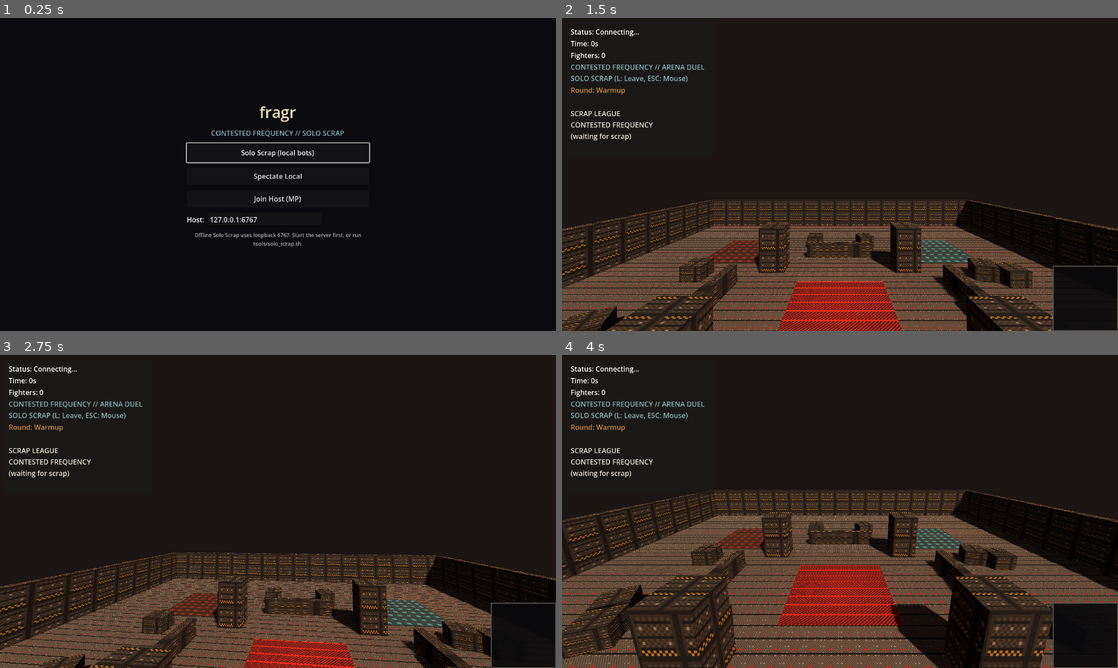
Above: before the commit, frames 1-4 (two rows, left to right).
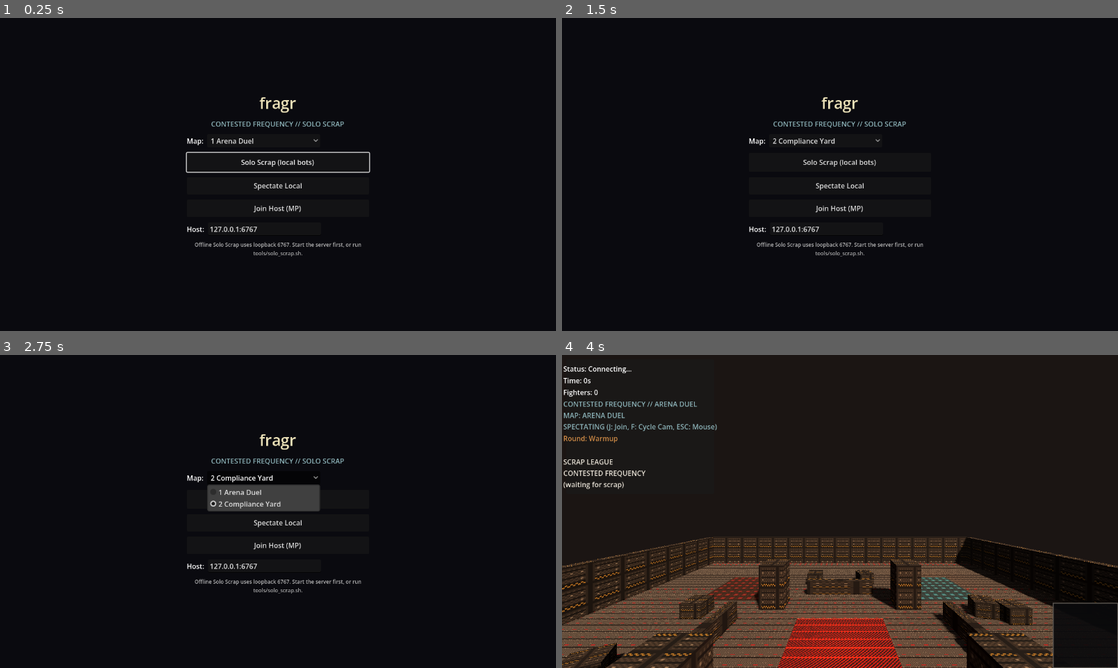
Above: after the commit, the same moments.

Repository: blisspixel/doomy
Game: Godot game, scene res://scenes/boot_menu.tscn
The game is run twice, just before and just after one commit, with the same random seed, the same clock (stepped at 60 frames per second) and the same inputs.
Inputs (mouse positions are in pixels of both pictures, inside the frame that each line leads up to):
- Up to frame 1 (0.25 s): no input
- Up to frame 2 (1.5 s): click (823, 140) at 0.5 s, where only the run after the commit has a clickable "1 Arena Duel"; click "Solo Scrap (local bots)" at 1.25 s
- Up to frame 3 (2.75 s): click (261, 477) at 2 s, where only the run after the commit has a clickable "2 Compliance Yard"
- Up to frame 4 (4 s): click (840, 498) at 2.75 s, where only the run after the commit has a clickable "Solo Scrap (local bots)"; click (840, 524) at 3.5 s, where only the run after the commit has a clickable "Spectate Local"

The runs differ from the first frame. In frame 1, 2.5% of the frame differs, in the area x 33-67%, y 25-77%; in frame 2, 32%; in frame 3, 29%; in frame 4, 35%, in the area x 0-100%, y 3-100%.

Commit message:
feat: second Contested Frequency scrap map (Compliance Yard)
Add selectable/rotating map 2 compact choke yard with matching Godot face.
Server --map / --map-rotate; Snapshot map_id/map_name; Solo Scrap FRAGR_MAP.
Pads, drone hub, weapon roles, MVP, and killstreak stay intact. Coverage holds.

Diff:
--- /dev/null
+++ b/client/scenes/arena_compliance_yard.tscn
@@ -0,0 +1,291 @@
+[gd_scene load_steps=24 format=3 uid="uid://bcompyardscrap02"]
+
+[ext_resource type="Texture2D" path="res://assets/tiles/16/floor.png" id="1_floor"]
+[ext_resource type="Texture2D" path="res://assets/tiles/16/wall.png" id="2_wall"]
+[ext_resource type="Texture2D" path="res://assets/tiles/16/hazard.png" id="3_hazard"]
+[ext_resource type="Texture2D" path="res://assets/tiles/16/spawn_a.png" id="4_spawn_a"]
+[ext_resource type="Texture2D" path="res://assets/tiles/16/spawn_b.png" id="5_spawn_b"]
+
+[sub_resource type="PlaneMesh" id="PlaneMesh_1"]
+size = Vector2(50, 50)
+
+[sub_resource type="StandardMaterial3D" id="StandardMaterial3D_floor"]
+albedo_color = Color(1, 1, 1, 1)
+albedo_texture = ExtResource("1_floor")
+texture_filter = 0
+uv1_scale = Vector3(50, 50, 1)
+roughness = 0.95
+
+[sub_resource type="BoxMesh" id="BoxMesh_wall"]
+size = Vector3(50, 5, 1)
+
+[sub_resource type="StandardMaterial3D" id="StandardMaterial3D_wall"]
+albedo_color = Color(0.78, 0.74, 0.7, 1)
+albedo_texture = ExtResource("2_wall")
+texture_filter = 0
+uv1_scale = Vector3(50, 5, 1)
+roughness = 0.9
+
+[sub_resource type="PlaneMesh" id="ZoneMesh"]
+size = Vector2(8, 8)
+
+[sub_resource type="StandardMaterial3D" id="ZoneMaterial_Blood"]
+albedo_color = Color(0.55, 0.22, 0.16, 1)
+albedo_texture = ExtResource("3_hazard")
+texture_filter = 0
+uv1_scale = Vector3(8, 8, 1)
+emission_enabled = true
+emission = Color(0.431, 0.071, 0.094, 1)
+emission_energy_multiplier = 0.22
+roughness = 1.0
+
+[sub_resource type="StandardMaterial3D" id="ZoneMaterial_Cyan"]
+albedo_color = Color(0.35, 0.48, 0.5, 1)
+albedo_texture = ExtResource("4_spawn_a")
+texture_filter = 0
+uv1_scale = Vector3(8, 8, 1)
+emission_enabled = true
+emission = Color(0.29, 0.541, 0.573, 1)
+emission_energy_multiplier = 0.18
+roughness = 1.0
+
+[sub_resource type="StandardMaterial3D" id="ZoneMaterial_Ember"]
+albedo_color = Color(0.55, 0.35, 0.2, 1)
+albedo_texture = ExtResource("3_hazard")
+texture_filter = 0
+uv1_scale = Vector3(8, 8, 1)
+emission_enabled = true
+emission = Color(0.769, 0.353, 0.125, 1)
+emission_energy_multiplier = 0.2
+roughness = 1.0
+
+[sub_resource type="StandardMaterial3D" id="ZoneMaterial_Rust"]
+albedo_color = Color(0.5, 0.3, 0.22, 1)
+albedo_texture = ExtResource("5_spawn_b")
+texture_filter = 0
+uv1_scale = Vector3(8, 8, 1)
+emission_enabled = true
+emission = Color(0.478, 0.227, 0.133, 1)
+emission_energy_multiplier = 0.16
+roughness = 1.0
+
+[sub_resource type="StandardMaterial3D" id="ZoneMaterial_Magenta"]
+albedo_color = Color(0.42, 0.24, 0.3, 1)
+albedo_texture = ExtResource("3_hazard")
+texture_filter = 0
+uv1_scale = Vector3(8, 8, 1)
+emission_enabled = true
+emission = Color(0.541, 0.227, 0.345, 1)
+emission_energy_multiplier = 0.16
+roughness = 1.0
+
+[sub_resource type="BoxMesh" id="BoxMesh_pillar"]
+size = Vector3(2.5, 4.5, 2.5)
+
+[sub_resource type="BoxMesh" id="BoxMesh_crate"]
+size = Vector3(2, 1.4, 2)
+
+[sub_resource type="BoxMesh" id="BoxMesh_lowwall"]
+size = Vector3(8, 1.6, 0.8)
+
+[sub_resource type="StandardMaterial3D" id="StandardMaterial3D_scrap"]
+albedo_color = Color(0.7, 0.66, 0.62, 1)
+albedo_texture = ExtResource("2_wall")
+texture_filter = 0
+uv1_scale = Vector3(4, 4, 1)
+roughness = 0.92
+
+[sub_resource type="BoxMesh" id="BoxMesh_pillar_yard"]
+size = Vector3(2, 4, 2)
+
+[sub_resource type="BoxMesh" id="BoxMesh_bar"]
+size = Vector3(7, 1.6, 0.9)
+
+[sub_resource type="Environment" id="Environment_arena"]
+background_mode = 1
+background_color = Color(0.039, 0.039, 0.047, 1)
+ambient_light_source = 2
+ambient_light_color = Color(0.42, 0.38, 0.34, 1)
+ambient_light_energy = 0.45
+tonemap_mode = 2
+fog_enabled = true
+fog_light_color = Color(0.1, 0.08, 0.07, 1)
+fog_density = 0.004
+fog_aerial_perspective = 0.15
+
+[node name="ComplianceYard" type="Node3D"]
+
+[node name="WorldEnvironment" type="WorldEnvironment" parent="."]
+environment = SubResource("Environment_arena")
+
+[node name="Floor" type="MeshInstance3D" parent="."]
+mesh = SubResource("PlaneMesh_1")
+surface_material_override/0 = SubResource("StandardMaterial3D_floor")
+
+[node name="WallNorth" type="MeshInstance3D" parent="."]
+transform = Transform3D(1, 0, 0, 0, 1, 0, 0, 0, 1, 0, 2.5, -25)
+mesh = SubResource("BoxMesh_wall")
+surface_material_override/0 = SubResource("StandardMaterial3D_wall")
+
+[node name="WallSouth" type="MeshInstance3D" parent="."]
+transform = Transform3D(1, 0, 0, 0, 1, 0, 0, 0, 1, 0, 2.5, 25)
+mesh = SubResource("BoxMesh_wall")
+surface_material_override/0 = SubResource("StandardMaterial3D_wall")
+
+[node name="WallEast" type="MeshInstance3D" parent="."]
+transform = Transform3D(-4.37114e-08, 0, 1, 0, 1, 0, -1, 0, -4.37114e-08, 25, 2.5, 0)
+mesh = SubResource("BoxMesh_wall")
+surface_material_override/0 = SubResource("StandardMaterial3D_wall")
+
+[node name="WallWest" type="MeshInstance3D" parent="."]
+transform = Transform3D(-4.37114e-08, 0, 1, 0, 1, 0, -1, 0, -4.37114e-08, -25, 2.5, 0)
+mesh = SubResource("BoxMesh_wall")
+surface_material_override/0 = SubResource("StandardMaterial3D_wall")
+
+[node name="KeyLight" type="DirectionalLight3D" parent="."]
+transform = Transform3D(0.866025, -0.353553, 0.353553, 0, 0.707107, 0.707107, -0.5, -0.612372, 0.612372, 8, 22, 10)
+light_color = Color(1, 0.86, 0.72, 1)
+light_energy = 1.15
+shadow_enabled = true
+directional_shadow_max_distance = 80.0
+
+[node name="FillLight" type="OmniLight3D" parent="."]
+transform = Transform3D(1, 0, 0, 0, 1, 0, 0, 0, 1, 0, 12, 0)
+light_color = Color(0.55, 0.62, 0.68, 1)
+light_energy = 0.35
+omni_range = 70.0
+omni_attenuation = 0.8
+
+[node name="EmberPit" type="OmniLight3D" parent="."]
+transform = Transform3D(1, 0, 0, 0, 1, 0, 0, 0, 1, 0, 2.5, 0)
+light_color = Color(0.769, 0.353, 0.125, 1)
+light_energy = 1.4
+omni_range = 14.0
+omni_attenuation = 1.2
+
+[node name="EmberCornerNE" type="OmniLight3D" parent="."]
+transform = Transform3D(1, 0, 0, 0, 1, 0, 0, 0, 1, 14, 3, -14)
+light_color = Color(0.769, 0.4, 0.18, 1)
+light_energy = 0.7
+omni_range = 12.0
+
+[node name="EmberCornerSW" type="OmniLight3D" parent="."]
+transform = Transform3D(1, 0, 0, 0, 1, 0, 0, 0, 1, -14, 3, 14)
+light_color = Color(0.478, 0.227, 0.133, 1)
+light_energy = 0.65
+omni_range = 12.0
+
+[node name="ZoneCenter" type="MeshInstance3D" parent="."]
+transform = Transform3D(1, 0, 0, 0, 1, 0, 0, 0, 1, 0, 0.02, 0)
+mesh = SubResource("ZoneMesh")
+surface_material_override/0 = SubResource("ZoneMaterial_Blood")
+
+[node name="ZoneNorthEast" type="MeshInstance3D" parent="."]
+transform = Transform3D(1, 0, 0, 0, 1, 0, 0, 0, 1, 12, 0.02, -12)
+mesh = SubResource("ZoneMesh")
+surface_material_override/0 = SubResource("ZoneMaterial_Cyan")
+
+[node name="ZoneSouthWest" type="MeshInstance3D" parent="."]
+transform = Transform3D(1, 0, 0, 0, 1, 0, 0, 0, 1, -12, 0.02, 12)
+mesh = SubResource("ZoneMesh")
+surface_material_override/0 = SubResource("ZoneMaterial_Ember")
+
+[node name="ZoneNorthWest" type="MeshInstance3D" parent="."]
+transform = Transform3D(1, 0, 0, 0, 1, 0, 0, 0, 1, -12, 0.02, -12)
+mesh = SubResource("ZoneMesh")
+surface_material_override/0 = SubResource("ZoneMaterial_Rust")
+
+[node name="ZoneSouthEast" type="MeshInstance3D" parent="."]
+transform = Transform3D(1, 0, 0, 0, 1, 0, 0, 0, 1, 12, 0.02, 12)
+mesh = SubResource("ZoneMesh")
+surface_material_override/0 = SubResource("ZoneMaterial_Magenta")
+
+[node name="PillarNE" type="MeshInstance3D" parent="."]
+transform = Transform3D(1, 0, 0, 0, 1, 0, 0, 0, 1, 5, 2.0, -5)
+mesh = SubResource("BoxMesh_pillar_yard")
+surface_material_override/0 = SubResource("StandardMaterial3D_scrap")
+
+[node name="PillarNW" type="MeshInstance3D" parent="."]
+transform = Transform3D(1, 0, 0, 0, 1, 0, 0, 0, 1, -5, 2.0, -5)
+mesh = SubResource("BoxMesh_pillar_yard")
+surface_material_override/0 = SubResource("StandardMaterial3D_scrap")
+
+[node name="PillarSE" type="MeshInstance3D" parent="."]
+transform = Transform3D(1, 0, 0, 0, 1, 0, 0, 0, 1, 5, 2.0, 5)
+mesh = SubResource("BoxMesh_pillar_yard")
+surface_material_override/0 = SubResource("StandardMaterial3D_scrap")
+
+[node name="PillarSW" type="MeshInstance3D" parent="."]
+transform = Transform3D(1, 0, 0, 0, 1, 0, 0, 0, 1, -5, 2.0, 5)
+mesh = SubResource("BoxMesh_pillar_yard")
+surface_material_override/0 = SubResource("StandardMaterial3D_scrap")
+
+[node name="BarNL" type="MeshInstance3D" parent="."]
+transform = Transform3D(1, 0, 0, 0, 1, 0, 0, 0, 1, -7, 0.8, -8)
+mesh = SubResource("BoxMesh_bar")
+surface_material_override/0 = SubResource("StandardMaterial3D_scrap")
+
+[node name="BarNR" type="MeshInstance3D" parent="."]
+transform = Transform3D(1, 0, 0, 0, 1, 0, 0, 0, 1, 7, 0.8, -8)
+mesh = SubResource("BoxMesh_bar")
+surface_material_override/0 = SubResource("StandardMaterial3D_scrap")
+
+[node name="BarSL" type="MeshInstance3D" parent="."]
+transform = Transform3D(1, 0, 0, 0, 1, 0, 0, 0, 1, -7, 0.8, 8)
+mesh = SubResource("BoxMesh_bar")
+surface_material_override/0 = SubResource("StandardMaterial3D_scrap")
+
+[node name="BarSR" type="MeshInstance3D" parent="."]
+transform = Transform3D(1, 0, 0, 0, 1, 0, 0, 0, 1, 7, 0.8, 8)
+mesh = SubResource("BoxMesh_bar")
+surface_material_override/0 = SubResource("StandardMaterial3D_scrap")
+
+[node name="BarEN" type="MeshInstance3D" parent="."]
+transform = Transform3D(-4.37114e-08, 0, 1, 0, 1, 0, -1, 0, -4.37114e-08, 8, 0.8, -7)
+mesh = SubResource("BoxMesh_bar")
+surface_material_override/0 = SubResource("StandardMaterial3D_scrap")
+
+[node name="BarES" type="MeshInstance3D" parent="."]
+transform = Transform3D(-4.37114e-08, 0, 1, 0, 1, 0, -1, 0, -4.37114e-08, 8, 0.8, 7)
+mesh = SubResource("BoxMesh_bar")
+surface_material_override/0 = SubResource("StandardMaterial3D_scrap")
+
+[node name="BarWN" type="MeshInstance3D" parent="."]
+transform = Transform3D(-4.37114e-08, 0, 1, 0, 1, 0, -1, 0, -4.37114e-08, -8, 0.8, -7)
+mesh = SubResource("BoxMesh_bar")
+surface_material_override/0 = SubResource("StandardMaterial3D_scrap")
+
+[node name="BarWS" type="MeshInstance3D" parent="."]
+transform = Transform3D(-4.37114e-08, 0, 1, 0, 1, 0, -1, 0, -4.37114e-08, -8, 0.8, 7)
+mesh = SubResource("BoxMesh_bar")
+surface_material_override/0 = SubResource("StandardMaterial3D_scrap")
+
+[node name="CrateN" type="MeshInstance3D" parent="."]
+transform = Transform3D(1, 0, 0, 0, 1, 0, 0, 0, 1, 0, 0.7, -16)
+mesh = SubResource("BoxMesh_crate")
+surface_material_override/0 = SubResource("StandardMaterial3D_scrap")
+
+[node name="CrateS" type="MeshInstance3D" parent="."]
+transform = Transform3D(1, 0, 0, 0, 1, 0, 0, 0, 1, 0, 0.7, 16)
+mesh = SubResource("BoxMesh_crate")
+surface_material_override/0 = SubResource("StandardMaterial3D_scrap")
+
+[node name="CrateW" type="MeshInstance3D" parent="."]
+transform = Transform3D(1, 0, 0, 0, 1, 0, 0, 0, 1, -16, 0.7, 0)
+mesh = SubResource("BoxMesh_crate")
+surface_material_override/0 = SubResource("StandardMaterial3D_scrap")
+
+[node name="CrateE" type="MeshInstance3D" parent="."]
+transform = Transform3D(1, 0, 0, 0, 1, 0, 0, 0, 1, 16, 0.7, 0)
+mesh = SubResource("BoxMesh_crate")
+surface_material_override/0 = SubResource("StandardMaterial3D_scrap")
+
+[node name="CrateNE" type="MeshInstance3D" parent="."]
+transform = Transform3D(0.965926, 0, 0.258819, 0, 1, 0, -0.258819, 0, 0.965926, 14, 0.7, 14)
+mesh = SubResource("BoxMesh_crate")
+surface_material_override/0 = SubResource("StandardMaterial3D_scrap")
+
+[node name="CrateSW" type="MeshInstance3D" parent="."]
+transform = Transform3D(0.866025, 0, -0.5, 0, 1, 0, 0.5, 0, 0.866025, -14, 0.7, -14)
+mesh = SubResource("BoxMesh_crate")
+surface_material_override/0 = SubResource("StandardMaterial3D_scrap")
--- a/client/scenes/boot_menu.tscn
+++ b/client/scenes/boot_menu.tscn
@@ -46,6 +46,18 @@
 text = "CONTESTED FREQUENCY // SOLO SCRAP"
 horizontal_alignment = 1
 
+[node name="MapRow" type="HBoxContainer" parent="Center/VBox"]
+layout_mode = 2
+theme_override_constants/separation = 8
+
+[node name="MapLabel" type="Label" parent="Center/VBox/MapRow"]
+layout_mode = 2
+text = "Map:"
+
+[node name="MapOption" type="OptionButton" parent="Center/VBox/MapRow"]
+custom_minimum_size = Vector2(260, 0)
+layout_mode = 2
+
 [node name="SoloButton" type="Button" parent="Center/VBox"]
 custom_minimum_size = Vector2(320, 44)
 layout_mode = 2
@@ -80,7 +92,7 @@
 layout_mode = 2
 theme_override_colors/font_color = Color(0.7, 0.7, 0.7, 1)
 theme_override_font_sizes/font_size = 12
-text = "Offline Solo Scrap uses loopback 6767."
+text = "Offline Solo Scrap uses loopback 6767. Map select matches server --map / FRAGR_MAP."
 autowrap_mode = 3
 horizontal_alignment = 1
 
--- a/client/scenes/main.tscn
+++ b/client/scenes/main.tscn
@@ -1,8 +1,9 @@
-[gd_scene load_steps=7 format=3 uid="uid://ba4u2t3o17x7x"]
+[gd_scene load_steps=8 format=3 uid="uid://ba4u2t3o17x7x"]
 
 [ext_resource type="Script" path="res://scripts/game_manager.gd" id="1_main"]
 [ext_resource type="Script" path="res://scripts/net_client.gd" id="2_net"]
 [ext_resource type="PackedScene" uid="uid://bgah5r5qw6x5m" path="res://scenes/arena.tscn" id="3_arena"]
+[ext_resource type="PackedScene" uid="uid://bcompyardscrap02" path="res://scenes/arena_compliance_yard.tscn" id="3b_yard"]
 [ext_resource type="Script" path="res://scripts/spectator_cam.gd" id="4_camera"]
 [ext_resource type="Script" path="res://scripts/hud.gd" id="5_hud"]
 
@@ -20,7 +21,9 @@
 [node name="NetClient" type="Node" parent="."]
 script = ExtResource("2_net")
 
-[node name="Arena" parent="." instance=ExtResource("3_arena")]
+[node name="Arena" type="Node3D" parent="."]
+
+[node name="Layout" parent="Arena" instance=ExtResource("3_arena")]
 
 [node name="SpectatorCamera" type="Node3D" parent="."]
 transform = Transform3D(1, 0, 0, 0, 1, 0, 0, 0, 1, 0, 10, 15)
--- a/client/scripts/boot_menu.gd
+++ b/client/scripts/boot_menu.gd
@@ -5,6 +5,7 @@
 @onready var host_edit: LineEdit = $Center/VBox/HostRow/HostEdit
 @onready var status_label: Label = $Center/VBox/StatusLabel
 @onready var solo_button: Button = $Center/VBox/SoloButton
+@onready var map_option: OptionButton = $Center/VBox/MapRow/MapOption
 
 const ARENA_SCENE := "res://scenes/main.tscn"
 const LOOPBACK := "127.0.0.1:6767"
@@ -12,6 +13,7 @@
 func _ready() -> void:
 	if host_edit:
 		host_edit.text = LOOPBACK
+	_setup_map_option()
 	if solo_button:
 		solo_button.grab_focus()
 	# One-command / scripted path skips the menu.
@@ -24,6 +26,42 @@
 	if status_label:
 		status_label.text = "Offline Solo Scrap uses loopback 6767. Start the server first, or run tools/solo_scrap.sh."
 
+func _setup_map_option() -> void:
+	if not map_option:
+		return
+	map_option.clear()
+	map_option.add_item("1 Arena Duel", 1)
+	map_option.add_item("2 Compliance Yard", 2)
+	var prefer = _preferred_map_id()
+	for i in range(map_option.item_count):
+		if map_option.get_item_id(i) == prefer:
+			map_option.select(i)
+			break
+
+func _preferred_map_id() -> int:
+	var env_map = OS.get_environment("FRAGR_MAP")
+	if env_map == "2" or env_map.to_lower().begins_with("compliance"):
+		return 2
+	var args = OS.get_cmdline_user_args()
+	args.append_array(OS.get_cmdline_args())
+	for i in range(args.size()):
+		if args[i] == "--map" and i + 1 < args.size():
+			var v = str(args[i + 1]).to_lower()
+			if v == "2" or v.begins_with("compliance"):
+				return 2
+			return 1
+		if str(args[i]).begins_with("--map="):
+			var v2 = str(args[i]).substr(6).to_lower()
+			if v2 == "2" or v2.begins_with("compliance"):
+				return 2
+			return 1
+	return 1
+
+func _selected_map_id() -> int:
+	if map_option:
+		return int(map_option.get_selected_id())
+	return _preferred_map_id()
+
 func _wants_solo_boot() -> bool:
 	if OS.get_environment("FRAGR_SOLO") == "1":
 		return true
@@ -35,6 +73,7 @@
 	var boot := {
 		"mode": mode,
 		"host": host,
+		"map_id": _selected_map_id(),
 	}
 	get_tree().set_meta("fragr_boot", boot)
 	var err := get_tree().change_scene_to_file(ARENA_SCENE)
--- a/client/scripts/game_manager.gd
+++ b/client/scripts/game_manager.gd
@@ -12,6 +12,9 @@
 var pickups = {}
 var pickup_scene = preload("res://scenes/weapon_pickup.tscn")
 var player_scene = preload("res://scenes/player.tscn")
+var arena_duel_scene = preload("res://scenes/arena.tscn")
+var compliance_yard_scene = preload("res://scenes/arena_compliance_yard.tscn")
+var current_map_id := 1
 
 var is_human_player = false
 var local_fp_pawn_id = ""
@@ -115,6 +118,30 @@
 		action_state.turn_right = turns.get("turn_right", false)
 		net_client.send_action(action_state)
 
+
+func _apply_map_from_snapshot(snapshot: Dictionary) -> void:
+	var map_id = int(snapshot.get("map_id", 1))
+	if map_id < 1:
+		map_id = 1
+	if map_id == current_map_id and arena.get_node_or_null("Layout") != null:
+		return
+	current_map_id = map_id
+	var packed = compliance_yard_scene if map_id == 2 else arena_duel_scene
+	var old_layout = arena.get_node_or_null("Layout")
+	if old_layout:
+		arena.remove_child(old_layout)
+		old_layout.queue_free()
+	var layout = packed.instantiate()
+	layout.name = "Layout"
+	arena.add_child(layout)
+	arena.move_child(layout, 0)
+	var map_name = str(snapshot.get("map_name", "Arena Duel"))
+	if hud and hud.has_method("set_map_name"):
+		hud.set_map_name(map_name)
+	elif hud:
+		# Fallback: fold map into status once.
+		pass
+
 func _on_connected():
 	hud.set_status("Connected to server")
 
@@ -138,6 +165,7 @@
 		camera.set_available_targets([])
 
 func _on_snapshot_received(data):
+	_apply_map_from_snapshot(data)
 	var tick = data.get("tick", 0)
 	var player_list = data.get("players", [])
 	var round_state = data.get("round_state", "")
--- a/client/scripts/hud.gd
+++ b/client/scripts/hud.gd
@@ -29,6 +29,7 @@
 var host_bumper_index = 0
 var league_mode_name = "Contested Frequency"
 var league_playlist = "Arena Duel"
+var map_label = "Arena Duel"
 var pressure_id = ""
 var sticky_host_line = ""
 var host_line_seen = false
@@ -107,6 +108,11 @@
 	_refresh_mode_label()
 	update_scoreboard()
 
+func set_map_name(name: String):
+	if name != "":
+		map_label = name
+	_refresh_mode_label()
+
 func set_pressure(pressure: String):
 	pressure_id = pressure
 	_refresh_mode_label()
@@ -119,6 +125,7 @@
 	if not mode_label:
 		return
 	var league = league_mode_name.to_upper() + " // " + league_playlist.to_upper()
+	var map_chip = "\nMAP: " + map_label.to_upper()
 	var host_chip = ""
 	if sticky_host_line != "":
 		host_chip = "\n" + sticky_host_line
@@ -132,7 +139,7 @@
 		pressure_chip = "\nPRESSURE: CONTINUANCE COMPLIANCE DRONE"
 	elif pressure_id == "compliance":
 		pressure_chip = "\nPRESSURE: CONTINUANCE COMPLIANCE"
-	mode_label.text = league + host_chip + "\n" + controls + pressure_chip
+	mode_label.text = league + map_chip + host_chip + "\n" + controls + pressure_chip
 
 func set_tick(tick: int):
 	if tick_label:
Not shown, changed: README.md
Not shown, changed: agent-adapter/src/main.rs
Not shown, changed: agent-adapter/src/protocol.rs
Not shown, changed: docs/plans/README.md
Not shown, changed: docs/plans/round-end-mvp-drama.md
Not shown, added: docs/plans/second-scrap-map.md
Not shown, changed: docs/protocol.md
Not shown, changed: server/src/main.rs
Not shown, changed: server/src/protocol.rs
Not shown, changed: server/src/session.rs
Not shown, changed: server/src/sim.rs
Not shown, changed: server/src/tests.rs
(and 1 more such lines)
